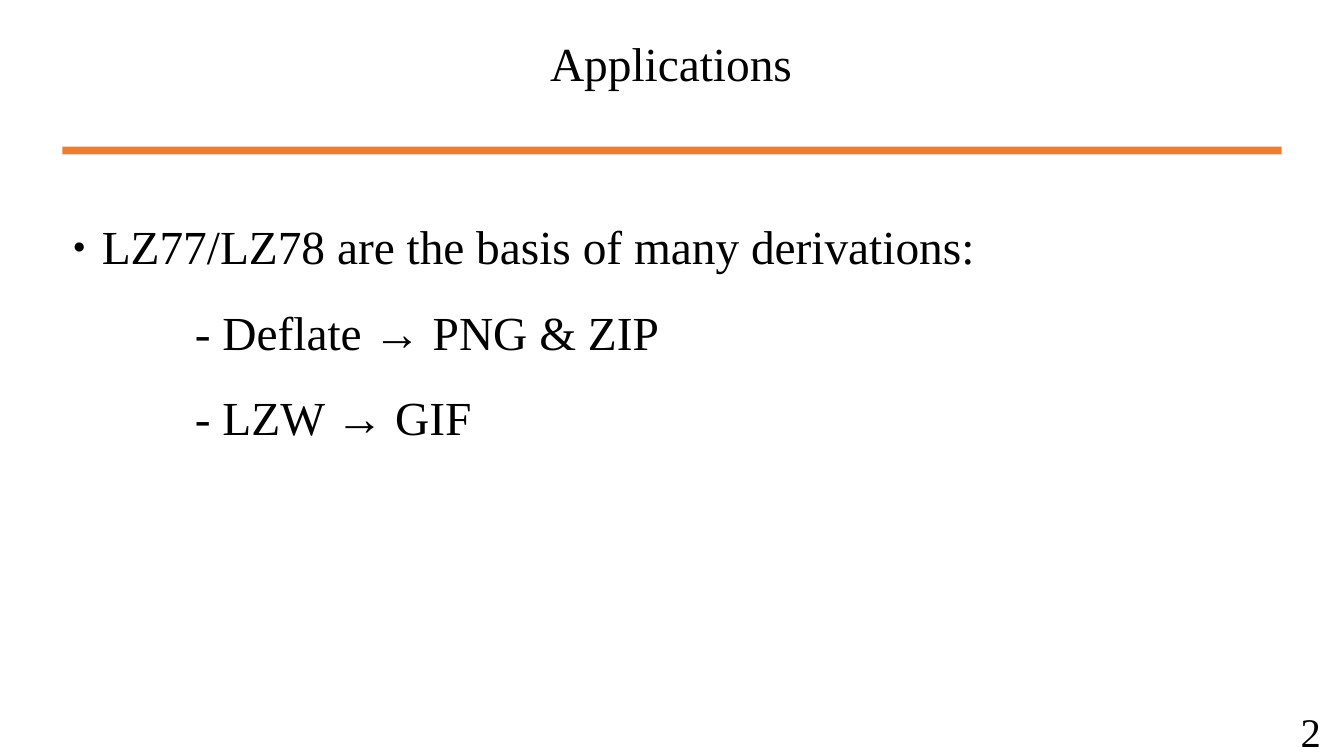
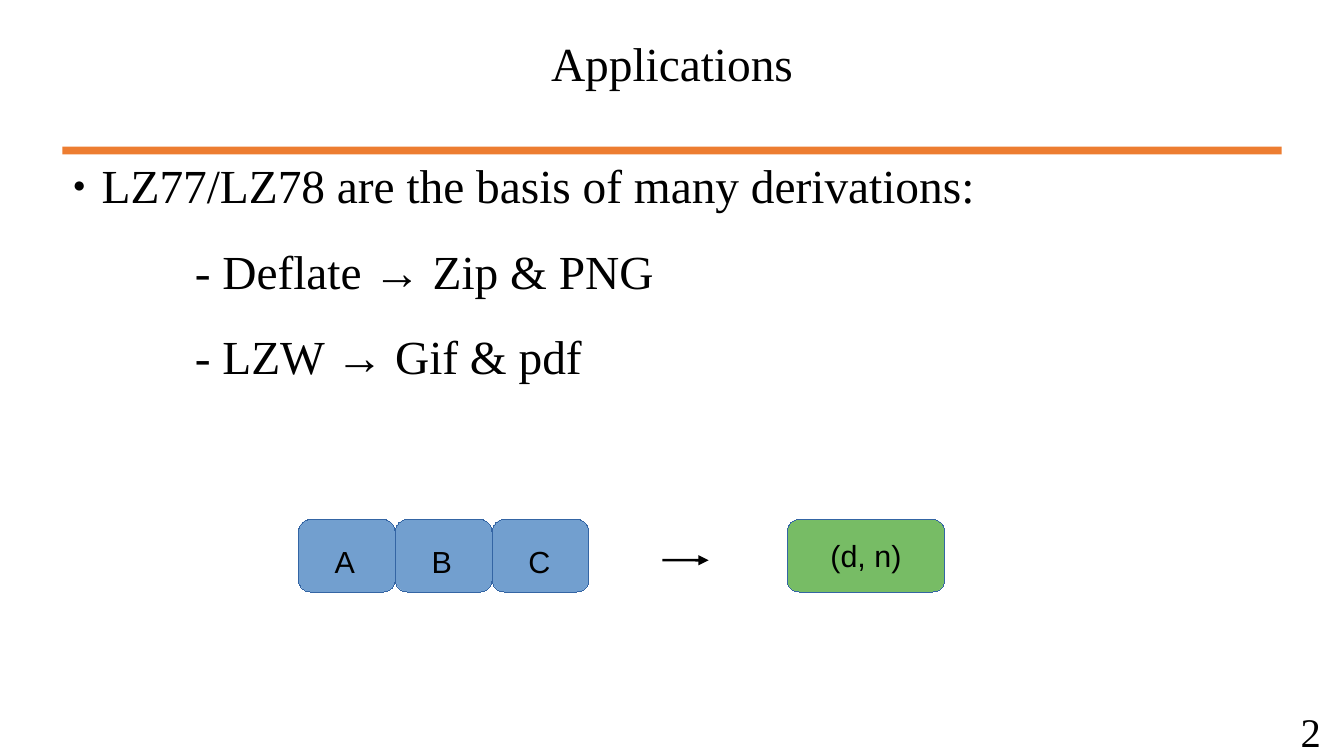
Before and after one commit to wbuz24/undergrad-repo, a slide deck: slide 3 of S24/cs494/notes/LZ77.pptx. Drawn at 1344x756 pixels with LibreOffice and Linux fonts; fonts in the diff are those of the drawing. Boxes give left, top, right and bottom in pixels: in the first picture for what was removed or moved away, otherwise in the second. Text is boxed around its words. In the diff, an @@ line names an element or a change of style, - is before the commit and + after.

```diff
--- a/S24/cs494/notes/LZ77.pptx
+++ b/S24/cs494/notes/LZ77.pptx
@@ text "LZ77/LZ78 are the basis of ...": place and size @@
-text "LZ77/LZ78 are the basis of ..." at bbox=[102, 230, 974, 436]
+text "LZ77/LZ78 are the basis of ..." at bbox=[102, 169, 974, 383]
@@ text at bbox=[222, 255, 654, 383]: text changed @@
-- Deflate → PNG & ZIP
-- LZW → GIF
+- Deflate → Zip & PNG
+- LZW → Gif & pdf
@@ rounded rectangle added at bbox=[299, 520, 395, 592], fill #729FCF, outline #3465A4 0 pt @@
@@ rounded rectangle added at bbox=[395, 520, 491, 592], fill #729FCF, outline #3465A4 0 pt @@
@@ rounded rectangle added at bbox=[493, 520, 589, 592], fill #729FCF, outline #3465A4 0 pt @@
@@ rounded rectangle added at bbox=[788, 520, 945, 592], fill #77BC65, outline #3465A4 0 pt, 18 pt, text #000000 @@
+(d, n)
@@ text added at bbox=[335, 552, 355, 573], 18 pt, text #000000 @@
+A
@@ text added at bbox=[432, 552, 452, 573], 18 pt, text #000000 @@
+B
@@ text added at bbox=[528, 551, 550, 574], 18 pt, text #000000 @@
+C
@@ arrow added from (662, 561) to (709, 561), #000000 1.5 pt @@
```
Also in this commit, not shown: 3 other slides changed, 3 slides added, 1 other file.
